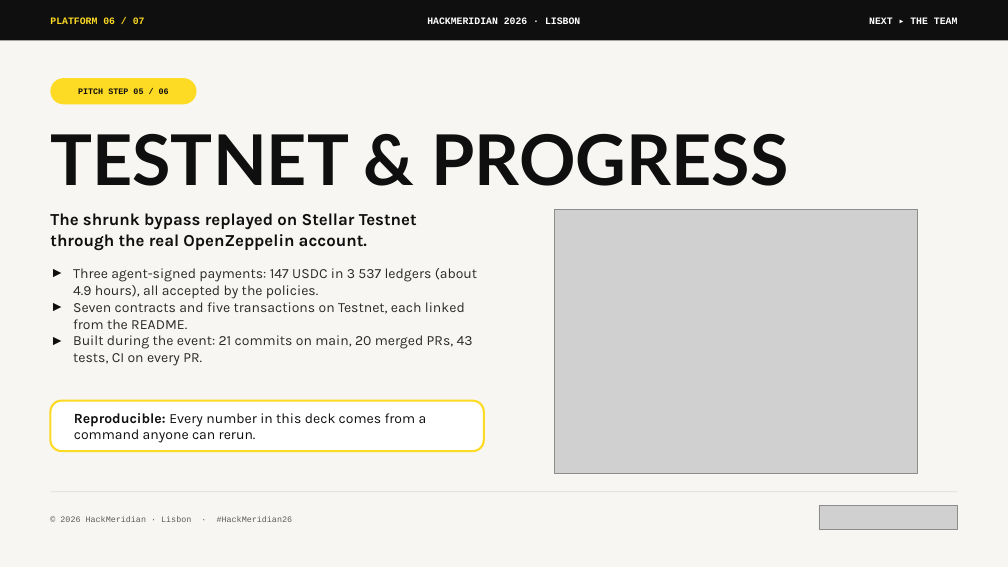
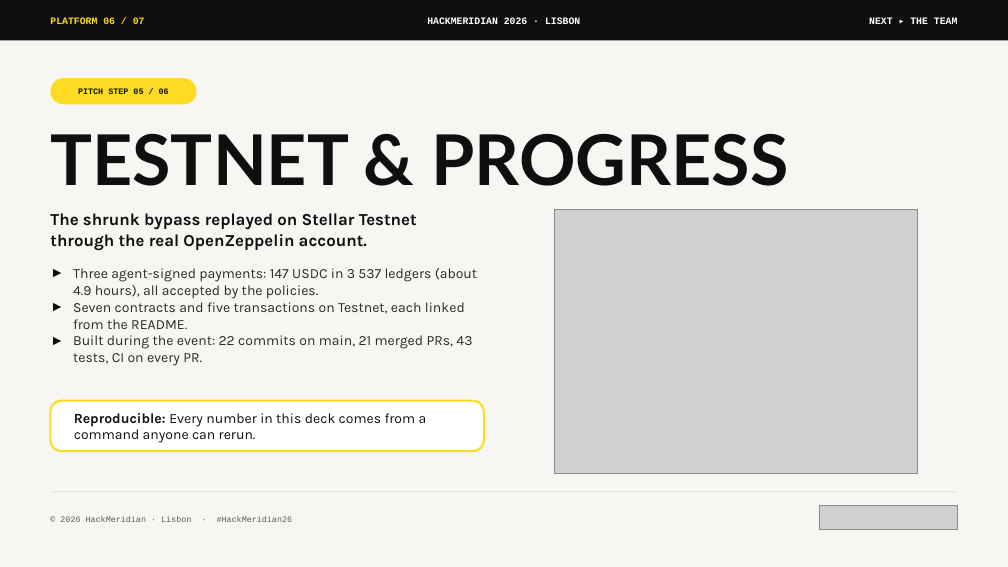
Before and after one commit to Belvast-Innovation/Breakwater, a slide deck: slide 6 of docs/deck/breakwater-pitch.pptx. Drawn at 1008x567 pixels with LibreOffice and Linux fonts; fonts in the diff are those of the drawing; grey boxes stand for pictures. Boxes give left, top, right and bottom in pixels: in the first picture for what was removed or moved away, otherwise in the second. Text is boxed around its words. In the diff, an @@ line names an element or a change of style, - is before the commit and + after.

Commit message:
docs: link the demo video and sync the counts (#21)
Links the published demo video (https://vimeo.com/1239334137, 3:43)
from the README, SUBMISSION and VIDEO docs, corrects the deck size in
the submission checklist, and syncs the deck to the counts after this
change: 22 commits on main, 21 merged pull requests, 43 tests.

```diff
--- a/docs/deck/breakwater-pitch.pptx
+++ b/docs/deck/breakwater-pitch.pptx
@@ text at bbox=[73, 335, 472, 366]: text changed @@
-► Built during the event: 21 commits on main, 20 merged PRs, 43 tests, CI on every PR.
+► Built during the event: 22 commits on main, 21 merged PRs, 43 tests, CI on every PR.
```
Also in this commit, not shown: 5 other files.
